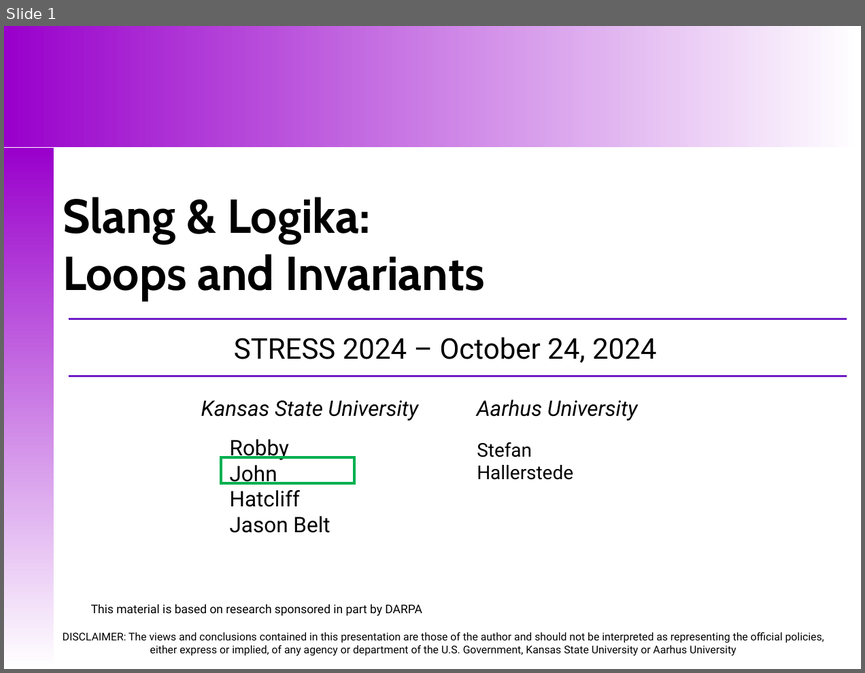
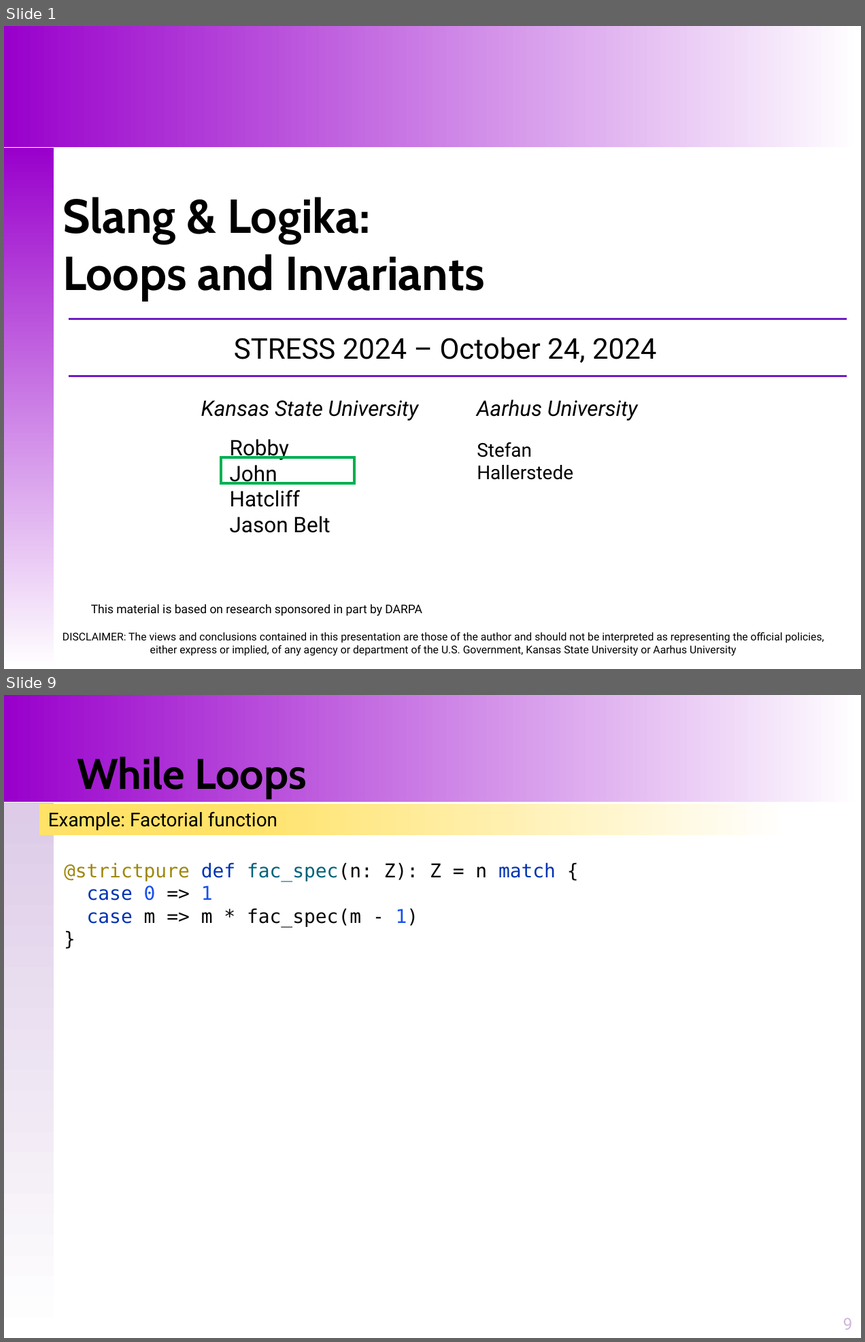
Before and after one commit to santoslab/stress24, a slide deck: slides/M-02-01-Loops-Invariants.pptx. Shown one above the other, each under a label of ours: slide 1 before the commit, slides 1 and 9 after it; the slides between them are not shown. The pictures are 865x673 and 865x1342 pixels, drawn with LibreOffice and Linux fonts; fonts in the diff are those of the drawing. Boxes give left, top, right and bottom in pixels: in the first picture for what was removed or moved away, otherwise in the second. Text is boxed around its words. In the diff, an @@ line names an element or a change of style, - is before the commit and + after.

```diff
--- a/slides/M-02-01-Loops-Invariants.pptx
+++ b/slides/M-02-01-Loops-Invariants.pptx
@@ slide 9 added at <box>4,695,861,1338</box>, background #FFFFFF @@
@@ rectangle added at <box>4,695,861,802</box>, fill gradient #9900CC to #FFFFFF @@
@@ title added at <box>77,756,307,799</box>, 36 pt, text #000000, bold @@
+While Loops
@@ rectangle added at <box>5,802,54,1337</box>, fill gradient #DDCBE7 to #FFFFFF @@
@@ rectangle added at <box>40,804,791,836</box>, fill gradient #FFFFFF to #FFE267, 16 pt, text #000000 @@
+Example: Factorial function
@@ text added at <box>64,862,555,927</box>, 16 pt, text #080808 @@
+@strictpure def fac_spec(n: Z): Z = n match {
+case 0 => 1
+case m => m * fac_spec(m - 1)
+}
@@ page number added at <box>843,1317,853,1329</box>, 14 pt, text #D0B6DE @@
+9
```
Also in this commit, not shown: 1 slide changed, 7 other slides added, 11 other files.
